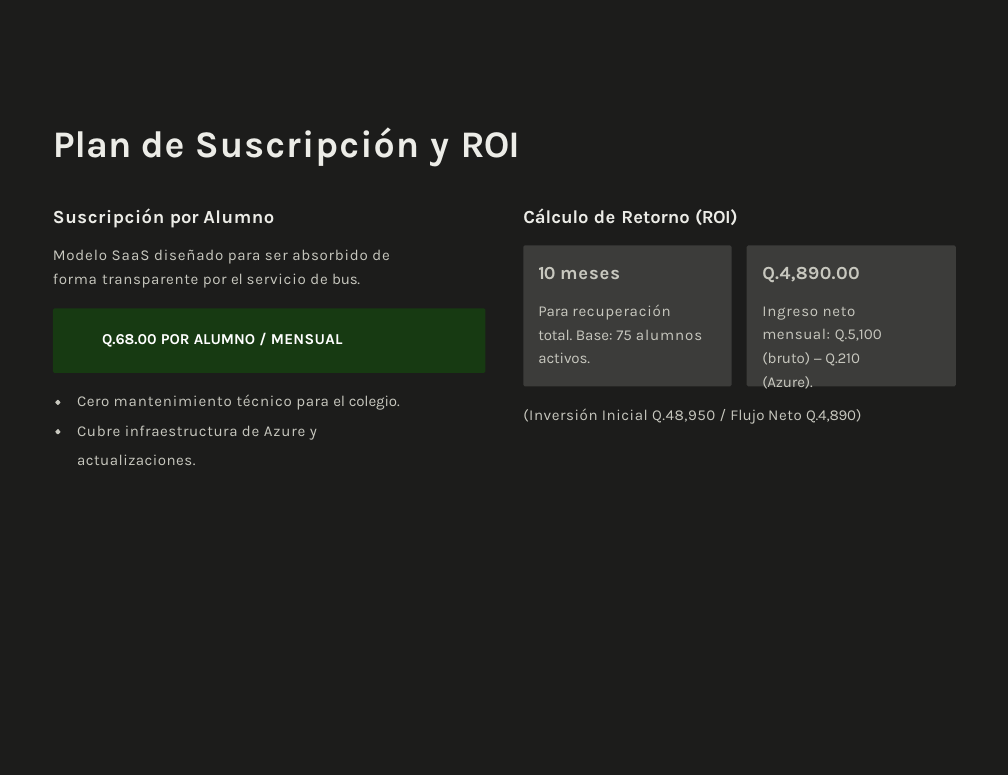
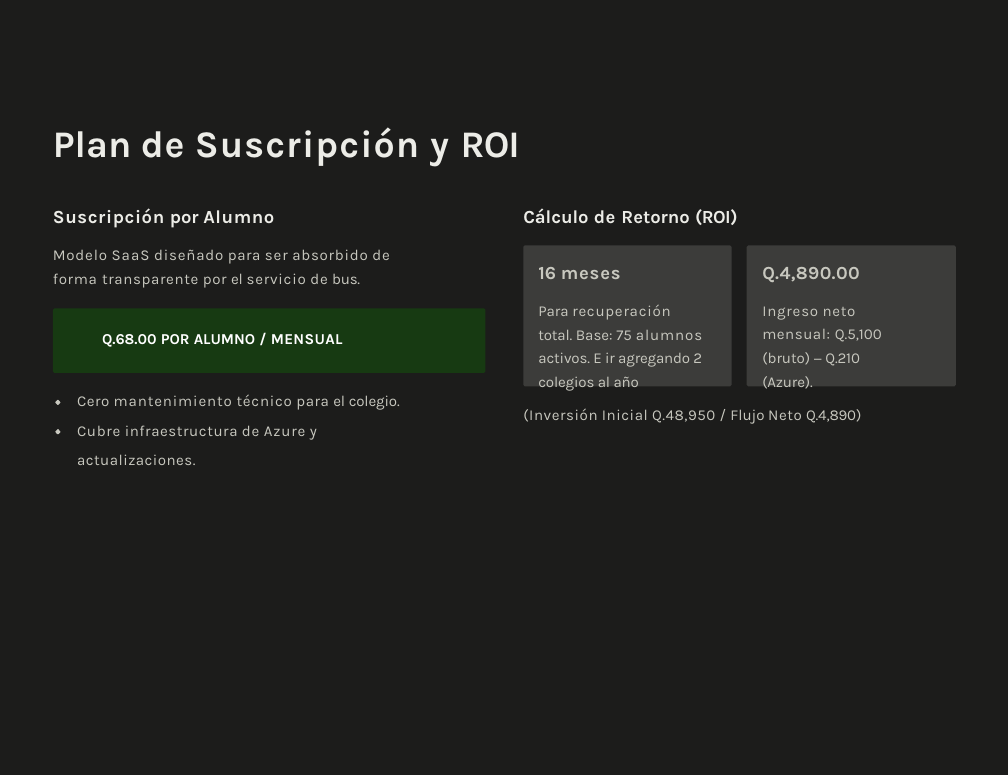
Before and after one commit to johnsvill/TransportesGenesis, a slide deck: slide 14 of Documentos/Proyecto/final/Presentacion_9-06-2026/Gestion-de-Pagos-Transportes-Genesis.pptx (slide 13 before the commit). Drawn at 1008x775 pixels with LibreOffice and Linux fonts; fonts in the diff are those of the drawing; background and template pictures are left out. Boxes give left, top, right and bottom in pixels: in the first picture for what was removed or moved away, otherwise in the second. Text is boxed around its words. In the diff, an @@ line names an element or a change of style, - is before the commit and + after.

```diff
--- a/Documentos/Proyecto/final/Presentacion_9-06-2026/Gestion-de-Pagos-Transportes-Genesis.pptx
+++ b/Documentos/Proyecto/final/Presentacion_9-06-2026/Gestion-de-Pagos-Transportes-Genesis.pptx
@@ text at box(538, 267, 703, 391): text changed @@
-10 meses
-Para recuperación total. Base: 75 alumnos activos.
+16 meses
+Para recuperación total. Base: 75 alumnos activos. E ir agregando 2 colegios al año
```
Also in this commit, not shown: 1 other slide changed, 1 slide added, 1 slide removed, 19 other files.
